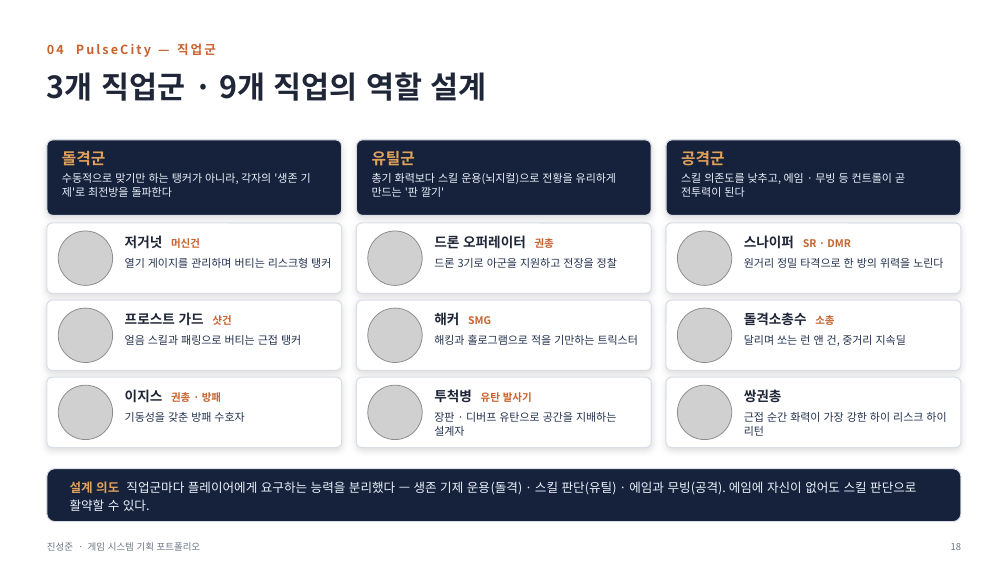
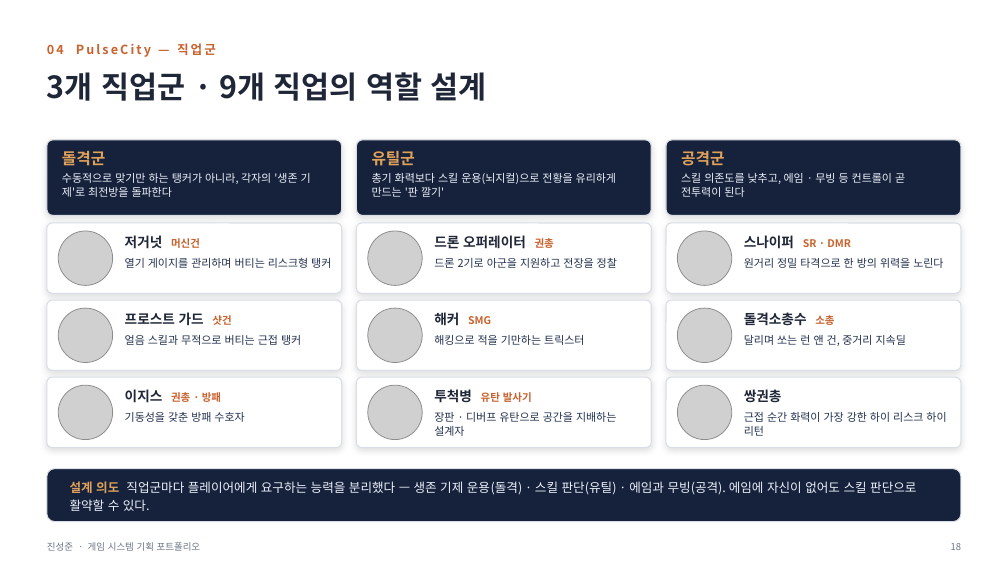
Before and after one commit to nohc2001/PulseCity, a slide deck: slide 18 of 포트폴리오/진성준/진성준_기획_포트폴리오_v2.pptx. Drawn at 1008x567 pixels with LibreOffice and Linux fonts; fonts in the diff are those of the drawing; grey boxes stand for pictures. Boxes give left, top, right and bottom in pixels: in the first picture for what was removed or moved away, otherwise in the second. Text is boxed around its words. In the diff, an @@ line names an element or a change of style, - is before the commit and + after.

```diff
--- a/포트폴리오/진성준/진성준_기획_포트폴리오_v2.pptx
+++ b/포트폴리오/진성준/진성준_기획_포트폴리오_v2.pptx
@@ text at box(434, 258, 617, 268): text changed @@
-드론 3기로 아군을 지원하고 전장을 정찰
+드론 2기로 아군을 지원하고 전장을 정찰
@@ text at box(125, 335, 301, 345): text changed @@
-얼음 스킬과 패링으로 버티는 근접 탱커
+얼음 스킬과 무적으로 버티는 근접 탱커
@@ text at box(434, 335, 584, 345): text changed @@
-해킹과 홀로그램으로 적을 기만하는 트릭스터
+해킹으로 적을 기만하는 트릭스터
```
Also in this commit, not shown: 1 other file.
